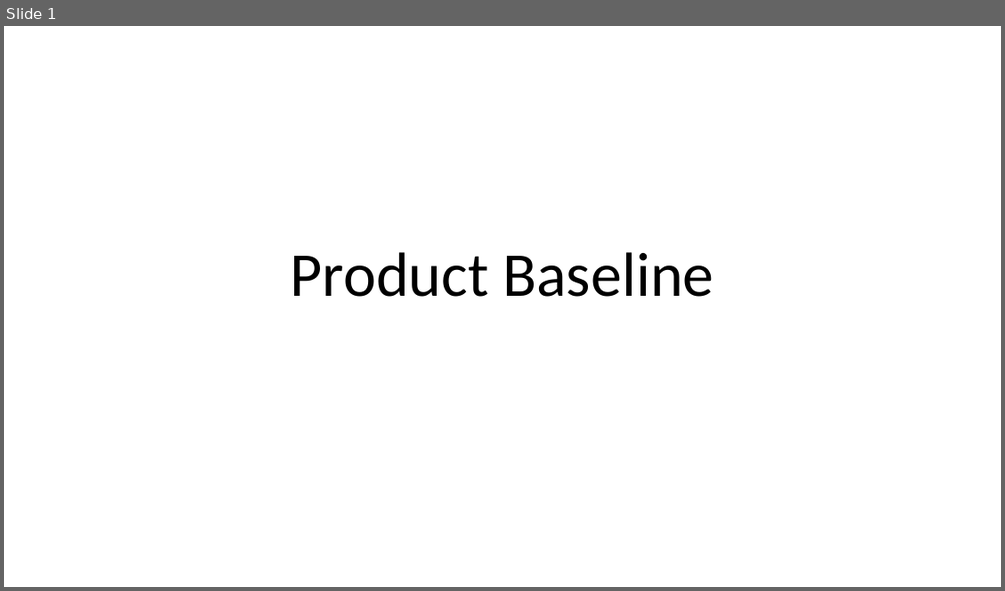
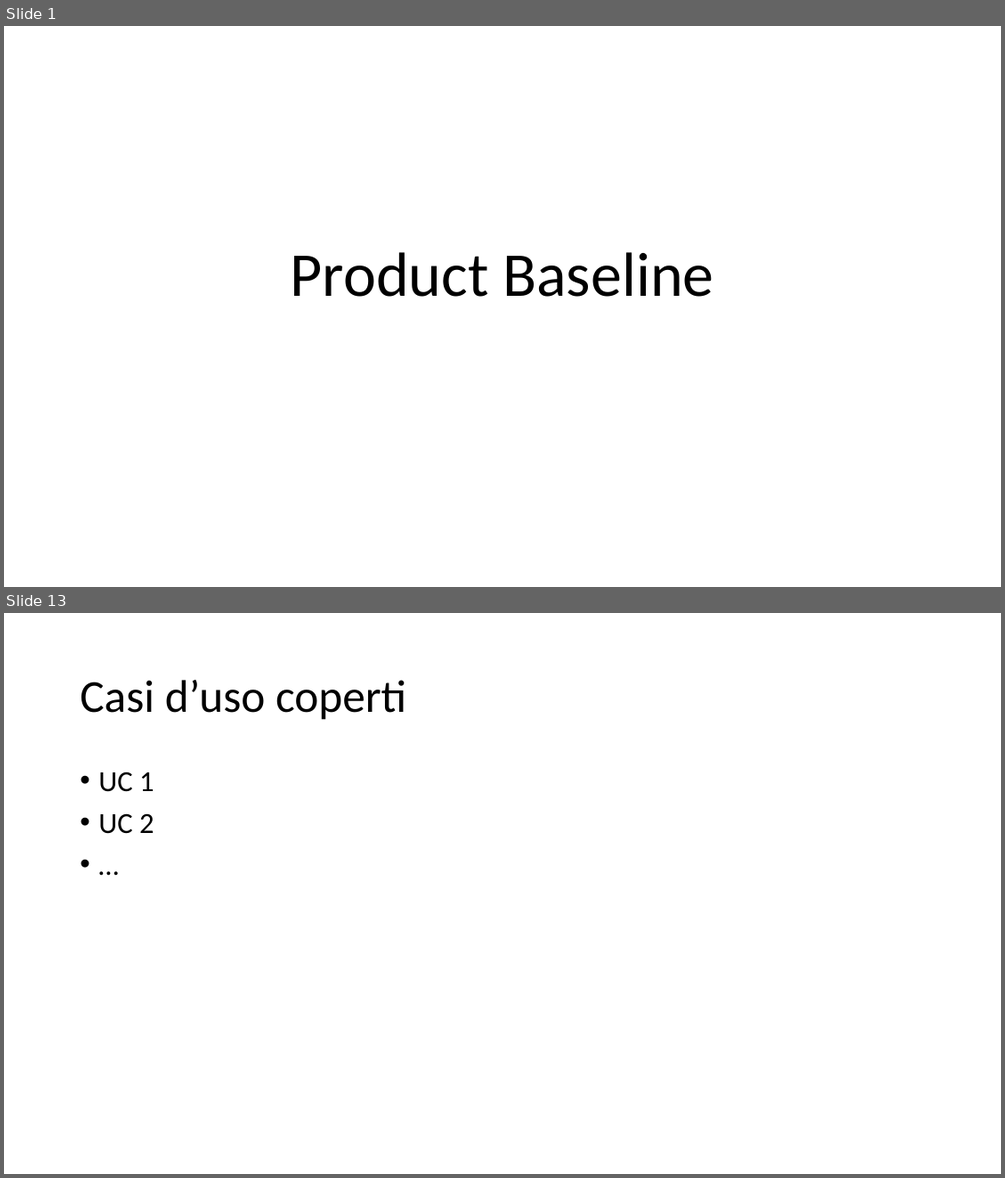
Before and after one commit to Italiaracerx/progettoSWE, a slide deck: Presentazioni/Presentazioni PB/Presentazione PB.pptx. Shown one above the other, each under a label of ours: slide 1 before the commit, slides 1 and 13 after it; the slides between them are not shown. The pictures are 1005x591 and 1005x1178 pixels, drawn with LibreOffice and Linux fonts; fonts in the diff are those of the drawing. Boxes give left, top, right and bottom in pixels: in the first picture for what was removed or moved away, otherwise in the second. Text is boxed around its words. In the diff, an @@ line names an element or a change of style, - is before the commit and + after.

```diff
--- a/Presentazioni/Presentazioni PB/Presentazione PB.pptx
+++ b/Presentazioni/Presentazioni PB/Presentazione PB.pptx
@@ slide 13 added at box(4, 613, 1001, 1174), background #FFFFFF @@
@@ title added at box(80, 680, 406, 720), 44 pt, text #000000 @@
+Casi d’uso coperti
@@ text added at box(98, 771, 154, 834), 28 pt, text #000000 @@
+• UC 1
+• UC 2
+• …
```
Also in this commit, not shown: 1 slide changed, 11 other slides added, 2 slides removed, 17 other files.
